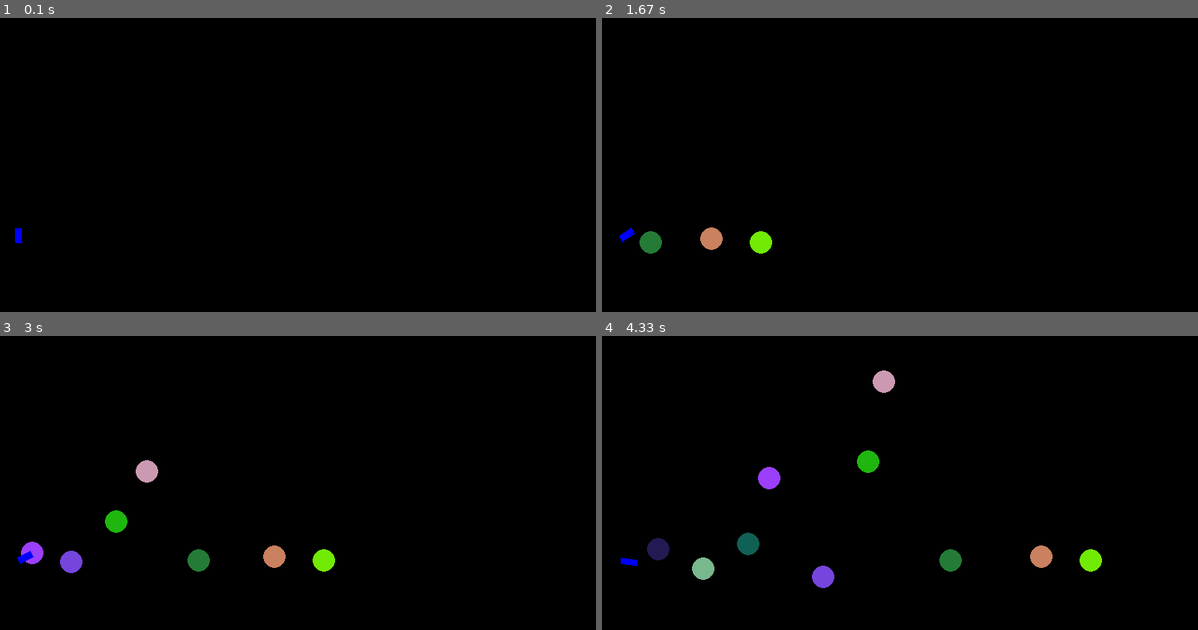
Above: before the commit, frames 1-4 (two rows, left to right).
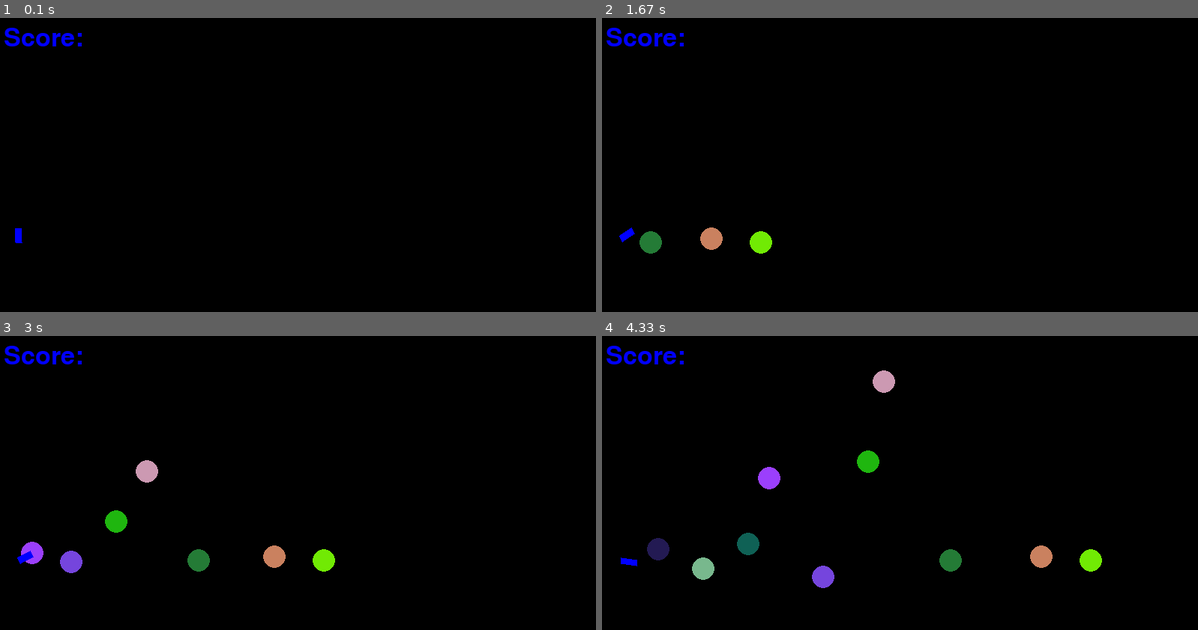
Above: after the commit, the same moments.

Repository: python-practice-b02-006/Kuzin
Game: pygame game, started from Gun/gun0.py
The game is run twice, just before and just after one commit, with the same random seed, the same clock (stepped at 60 frames per second) and the same inputs.
Inputs (mouse positions are in pixels of both pictures, inside the frame that each line leads up to):
- Up to frame 1 (0.1 s): no input
- Up to frame 2 (1.67 s): click (900, 241) at 0.42 s; hold Up 0.67-1.13 s; click (1090, 229) at 0.8 s; hold Down 1.17-1.47 s; click (756, 247) at 1.3 s; hold Up from 1.5 s (still down); click (715, 173) at 1.63 s
- Up to frame 3 (3 s): release Up at 1.87 s; hold Down 1.9-2.27 s; move the mouse to (381, 403) at 1.93 s; click (381, 403) at 2.03 s; hold Up 2.3-2.6 s; click (363, 600) at 2.43 s; hold Down 2.63-2.93 s; click (309, 409) at 2.77 s; hold Up from 2.97 s (still down)
- Up to frame 4 (4.33 s): click (685, 547) at 3.1 s; release Up at 3.33 s; hold Down 3.37-3.73 s; click (905, 606) at 3.5 s; hold Up 3.77-4.07 s; click (876, 483) at 3.9 s; hold Down from 4.1 s (still down); click (outside the picture) at 4.23 s

The runs differ from the first frame. In frame 1, 0.4% of the frame differs, in the area x 0-14%, y 3-10%; in frame 2, 0.4%; in frame 3, 0.4%; in frame 4, 0.4%.

Commit message:
Added table title)

Diff:
--- a/Gun/gun0.py
+++ b/Gun/gun0.py
@@ -82,8 +82,34 @@
         ans = -vel_perp * coef_perp + vel_par * coef_par
         self.vel = ans.astype(np.int).tolist()
 
+class Target():
+    def __init__(self, coord=None, color=RED, rad=30):
+        coord = [randint(rad, SCREEN_SIZE[0] - rad), randint(rad, SCREEN_SIZE[1] - rad)]
+        self.coord = coord
+        self.rad = rad
+        self.color = color
+
+        def check_ball(self,ball):
+            dist = sum([(self.coord[i] - ball.coord[i])**2 for i in range(2)])**0.5
+            min_dist = self.rad + ball.rad
+            return dist <= min_dist
+
+        def draw(self, screen):
+            pg.draw.circle(screen, self.color, self.coord, self.rad)
+
 class Table():
-    pass
+    def __init__(self, t_destr=0, b_used=0):
+        self.t_destr = t_destr
+        self.b_used = b_used
+        self.font = pg.font.SysFont("Ariel", 50)
+
+    def score(self):
+        return self.t_destr - self.b_used
+
+    def draw(self,screen):
+        surf = []
+        surf.append(self.font.render('Score:'.format(self.score()),True, BLUE))
+        screen.blit(surf[0], [10, 10])
 
 class Manager():
 
@@ -91,6 +117,8 @@
         self.gun = Gun()
         self.table = Table()
         self.balls = []
+        self.targets = []
+
 
     def process(self, events, screen):
         done = self.handle_events(events)
@@ -98,11 +126,22 @@
         self.draw(screen)
         return done
 
+        if len(self.targets) == 0 and len(self.balls) == 0:
+            self.redraw()
+
+
     def draw(self, screen):
         screen.fill(BLACK)
+
         for ball in self.balls:
             ball.draw(screen)
+
         self.gun.draw(screen)
+
+        self.table.draw(screen)
+
+        for target in self.targets:
+            target.draw(screen)
 
     def move(self):
         for ball in self.balls:
